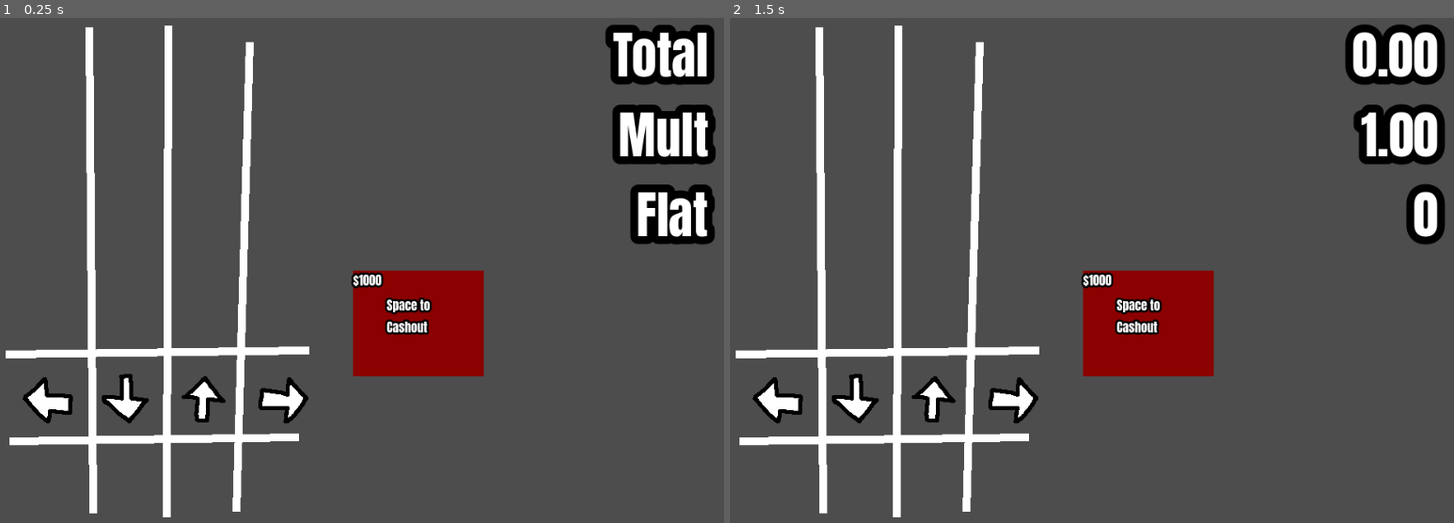
Above: before the commit, frames 1-2 (left to right).
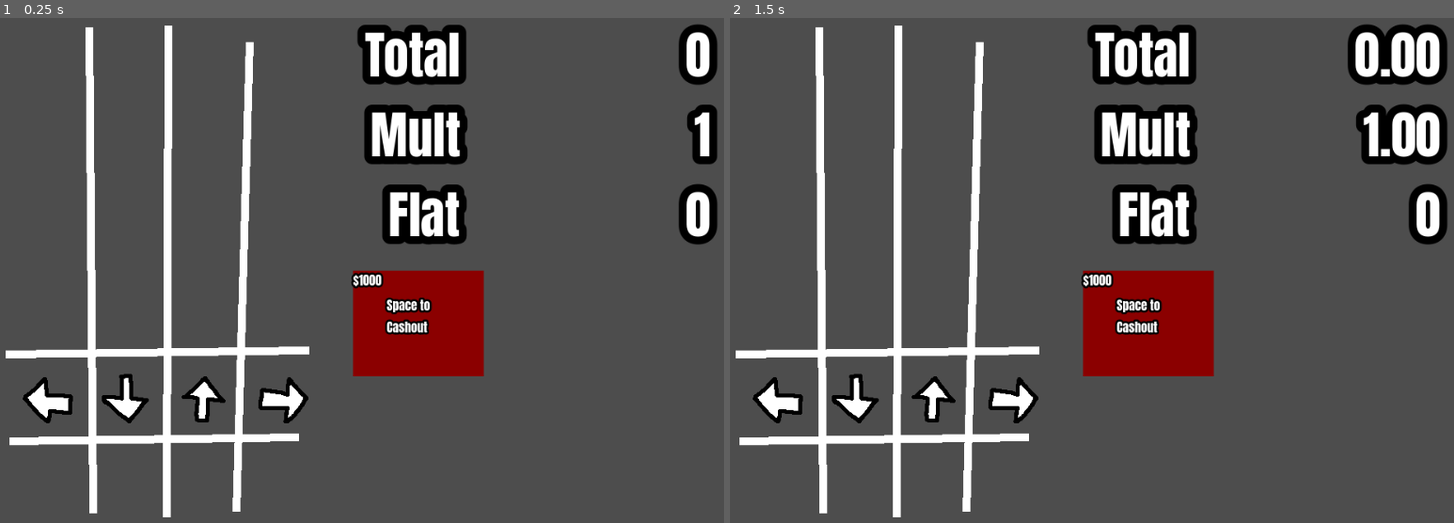
Above: after the commit, the same moments.

Repository: CWmain/cashoutCombo
Game: Godot game, scene res://Scenes/game/game.tscn
Same seed, same stepped clock (60 frames per second), same inputs: the game is played once before the commit and once after it.
Inputs:
- Up to frame 1 (0.25 s): no input
- Up to frame 2 (1.5 s): tap Enter at 0.5 s; hold D (Right) 0.53-1.25 s; tap Space (cashout) at 0.6 s; click "Next Round" at 1.25 s

The runs differ from the first frame. In frame 1, 8.4% of the frame differs, in the area x 49-100%, y 1-45%; in frame 2, 5.8%.

Commit message:
Updated gap to fit better. Prevented floating point error on shop

Diff:
--- a/Scenes/game/game.gd
+++ b/Scenes/game/game.gd
@@ -16,6 +16,7 @@
 		shop.process_mode = Node.PROCESS_MODE_INHERIT
 		rythm_board.process_mode = Node.PROCESS_MODE_DISABLED
 		shop.currentMoney = score_board.total
+		score_board.resetScore()
 		shop.cashout()
 
 func _on_miss() -> void:
--- a/objects/ScoreBoard/score_board.gd
+++ b/objects/ScoreBoard/score_board.gd
@@ -16,7 +16,7 @@
 		_updateTotal()
 var flat: int = 0:
 	set(value):
-		flat = max(0,snappedf(value, 0.01))
+		flat = max(0, value)
 		flat_label.text = str(flat)
 		_updateTotal()
 
--- a/objects/ScoreBoard/score_board.tscn
+++ b/objects/ScoreBoard/score_board.tscn
@@ -6,33 +6,57 @@
 [node name="score_board" type="CanvasLayer"]
 script = ExtResource("1_nk0dg")
 
-[node name="VBoxContainer" type="VBoxContainer" parent="."]
-custom_minimum_size = Vector2(300, 0)
+[node name="HBoxContainer" type="HBoxContainer" parent="."]
 anchors_preset = 1
 anchor_left = 1.0
 anchor_right = 1.0
-offset_left = -326.0
-offset_right = -26.0
+offset_left = -327.0
+offset_right = -23.0
 offset_bottom = 302.0
 grow_horizontal = 0
 theme = ExtResource("2_b4qey")
-alignment = 2
+theme_override_constants/separation = 20
 
-[node name="Total" type="Label" parent="VBoxContainer"]
-unique_name_in_owner = true
+[node name="Titles" type="VBoxContainer" parent="HBoxContainer"]
+layout_mode = 2
+
+[node name="Total" type="Label" parent="HBoxContainer/Titles"]
 layout_mode = 2
 theme = ExtResource("2_b4qey")
 text = "Total"
 horizontal_alignment = 2
 
-[node name="Mult" type="Label" parent="VBoxContainer"]
-unique_name_in_owner = true
+[node name="Mult" type="Label" parent="HBoxContainer/Titles"]
 layout_mode = 2
 text = "Mult"
 horizontal_alignment = 2
 
-[node name="Flat" type="Label" parent="VBoxContainer"]
-unique_name_in_owner = true
+[node name="Flat" type="Label" parent="HBoxContainer/Titles"]
 layout_mode = 2
 text = "Flat"
 horizontal_alignment = 2
+
+[node name="Counts" type="VBoxContainer" parent="HBoxContainer"]
+custom_minimum_size = Vector2(300, 0)
+layout_mode = 2
+theme = ExtResource("2_b4qey")
+alignment = 2
+
+[node name="Total" type="Label" parent="HBoxContainer/Counts"]
+unique_name_in_owner = true
+layout_mode = 2
+theme = ExtResource("2_b4qey")
+text = "0"
+horizontal_alignment = 2
+
+[node name="Mult" type="Label" parent="HBoxContainer/Counts"]
+unique_name_in_owner = true
+layout_mode = 2
+text = "1"
+horizontal_alignment = 2
+
+[node name="Flat" type="Label" parent="HBoxContainer/Counts"]
+unique_name_in_owner = true
+layout_mode = 2
+text = "0"
+horizontal_alignment = 2
--- a/objects/shop/shop.gd
+++ b/objects/shop/shop.gd
@@ -18,7 +18,7 @@
 
 var currentMoney: float:
 	set(value):
-		currentMoney = value
+		currentMoney = snappedf(value, 0.01)
 		money_display.text = "$"+str(currentMoney)
 
 
